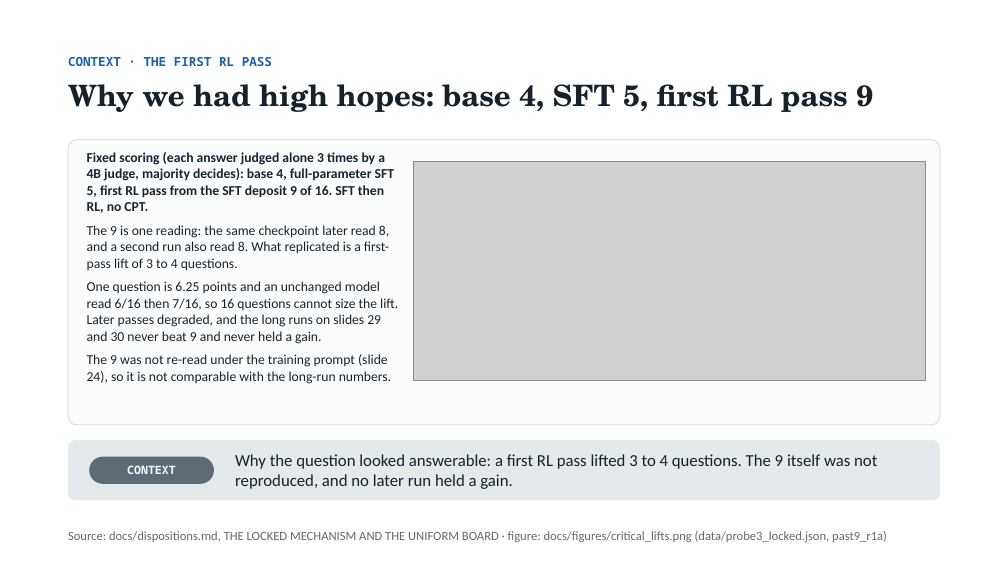
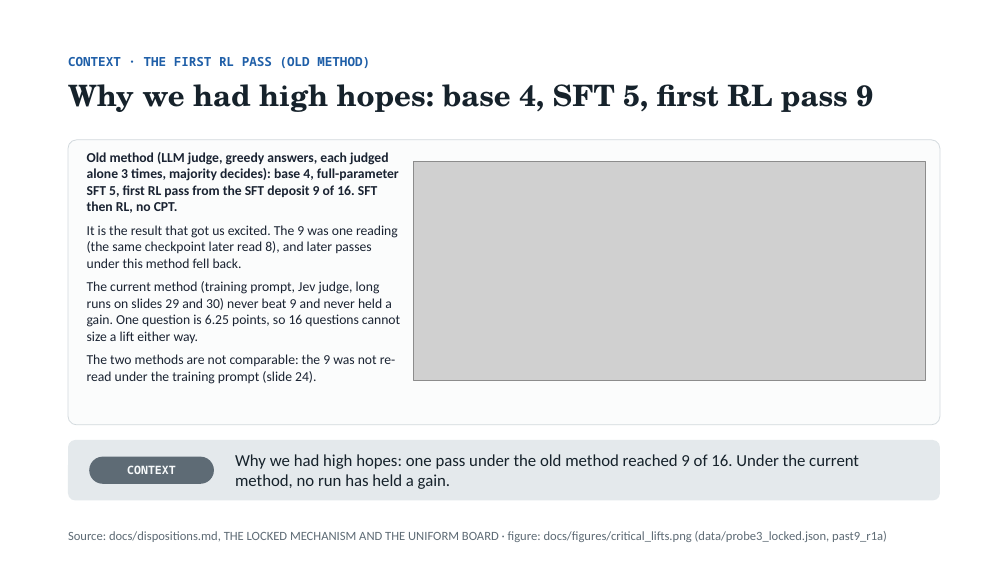
Before and after one commit to thistleknot/rl_v2_share, a slide deck: slide 31 of docs/RL_V2_rl.pptx. Drawn at 1008x567 pixels with LibreOffice and Linux fonts; fonts in the diff are those of the drawing; grey boxes stand for pictures. Boxes give left, top, right and bottom in pixels: in the first picture for what was removed or moved away, otherwise in the second. Text is boxed around its words. In the diff, an @@ line names an element or a change of style, - is before the commit and + after.

```diff
--- a/docs/RL_V2_rl.pptx
+++ b/docs/RL_V2_rl.pptx
@@ text at [68, 57, 370, 68]: text changed @@
-CONTEXT · THE FIRST RL PASS
+CONTEXT · THE FIRST RL PASS (OLD METHOD)
@@ text at [87, 152, 400, 384]: text changed @@
-Fixed scoring (each answer judged alone 3 times by a 4B judge, majority decides): base 4, full-parameter SFT 5, first RL pass from the SFT deposit 9 of 16. SFT then RL, no CPT.
-The 9 is one reading: the same checkpoint later read 8, and a second run also read 8. What replicated is a first-pass lift of 3 to 4 questions.
-One question is 6.25 points and an unchanged model read 6/16 then 7/16, so 16 questions cannot size the lift. Later passes degraded, and the long runs on slides 29 and 30 never beat 9 and never held a gain.
-The 9 was not re-read under the training prompt (slide 24), so it is not comparable with the long-run numbers.
+Old method (LLM judge, greedy answers, each judged alone 3 times, majority decides): base 4, full-parameter SFT 5, first RL pass from the SFT deposit 9 of 16. SFT then RL, no CPT.
+It is the result that got us excited. The 9 was one reading (the same checkpoint later read 8), and later passes under this method fell back.
+The current method (training prompt, Jev judge, long runs on slides 29 and 30) never beat 9 and never held a gain. One question is 6.25 points, so 16 questions cannot size a lift either way.
+The two methods are not comparable: the 9 was not re-read under the training prompt (slide 24).
@@ text at [235, 454, 859, 489]: text changed @@
-Why the question looked answerable: a first RL pass lifted 3 to 4 questions. The 9 itself was not reproduced, and no later run held a gain.
+Why we had high hopes: one pass under the old method reached 9 of 16. Under the current method, no run has held a gain.
```
